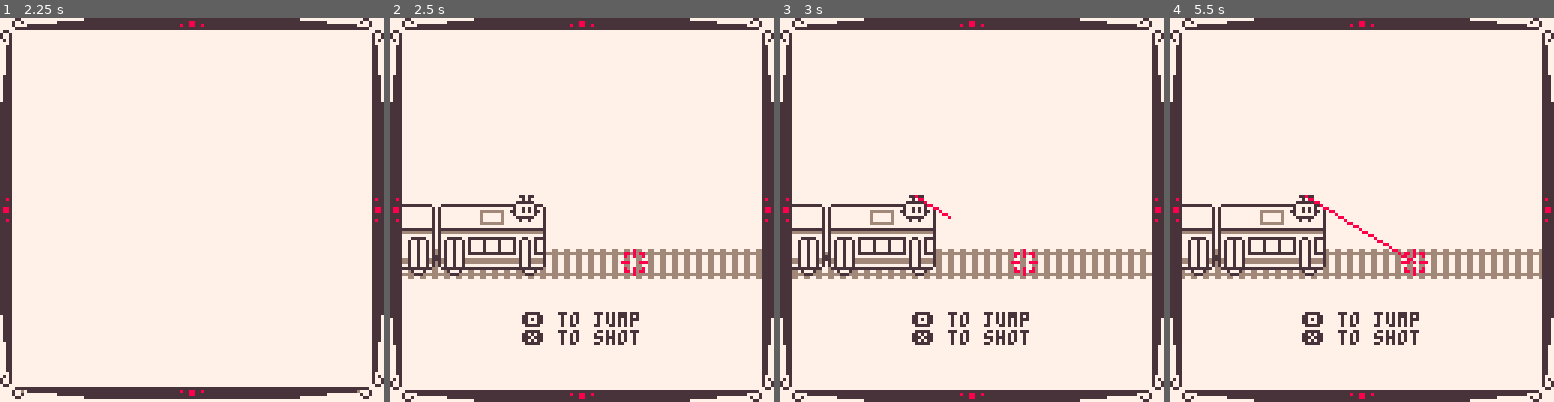
Above: before the commit, frames 1-4 (left to right).
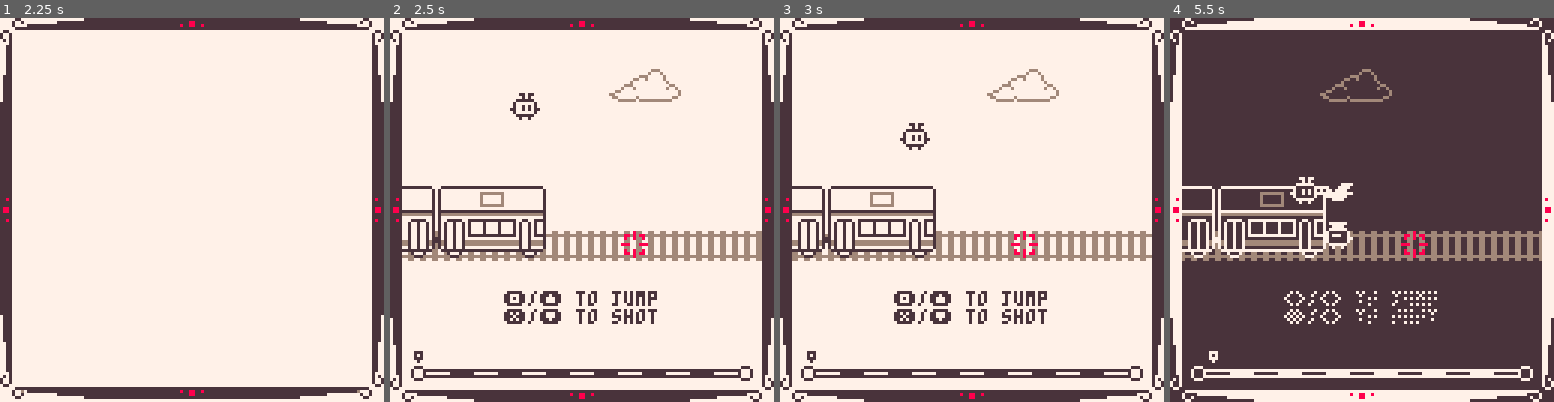
Above: after the commit, the same moments.

Repository: yurkth/BIB
Game: PICO-8 cartridge bib.p8
The game is run twice, just before and just after one commit, with the same random seed, the same clock (stepped at 60 frames per second) and the same inputs.
Inputs:
- Up to frame 1 (2.25 s): tap X (X key) at 0.33, 1.07, 1.85 s; tap O (Z key) at 0.7, 1.7, 2.1 s; hold Right 1.6-2.1 s; hold Up from 2.15 s (still down)
- Up to frame 2 (2.5 s): release Up at 2.42 s; hold Right from 2.47 s (still down)
- Up to frame 3 (3 s): keep holding Right; tap O (Z key) at 2.5, 2.9 s; tap X (X key) at 2.97 s
- Up to frame 4 (5.5 s): release Right at 3.03 s; hold Left 3.08-3.58 s; tap O (Z key) every 0.4 s from 3.3 to 5.3 s; hold Down 3.63-3.97 s; hold Right 4.02-4.68 s; tap X (X key) at 4.08, 5.2 s; hold Up 4.73-5.03 s; hold Left from 5.08 s (still down)

Frame 1 is identical in both runs. In frame 2, 13% of the frame differs, in the area x 3-97%, y 13-95%; in frame 3, 13%; in frame 4, 92%, in the area x 0-100%, y 0-100%.

Commit message:
Updated game

Diff:
--- a/bib.p8
+++ b/bib.p8
@@ -4,11 +4,12 @@
 -- bib
 -- by torin (@yurkth)
 
--- bib=13113 (shibuya,jis x 0402)
+-- bib=13113 (jis x 0402)
 
 function _init()
  poke(0x5f15,133)
  poke(0x5f16,134)
+	poke(0x5f5c,255) -- disable btnp repeat
  scene.active(scene.title)
 end
 
@@ -38,7 +39,7 @@
    if (flr(offt)==0) anim=1
   elseif anim==1 then
    anim=2
-  elseif anim==2 and btn(🅾️) then
+  elseif anim==2 and btnp(🅾️) then
    anim=3
   elseif anim==3 then
    offt=lerp(offt,-75,.2)
@@ -83,66 +84,107 @@
 
 scene.game={
  init=function()
-  clouds={}
+  step=0
+  speed=0
+  ctime=0
+  clouds={{x=124-flr(rnd(60)),y=4+flr(rnd(24))}}
   jump={flag=false,dy=-7,y=0}
+  shot={flag=false,t=0}
   birds={}
-  shot={flag=false,t=0}
   enemies={}
  end,
  update=function()
-  --clouds
+ 	printh(step..","..cnt)
+  -- clouds
   for c in all(clouds) do
    c.x-=.25
    if(c.x<=-20) del(clouds,c)
   end
   if(cnt==0 and rnd()<.6 and #clouds<2) add(clouds,{x=124,y=4+flr(rnd(24))})
-  --jump
-  if(btn(🅾️)) jump.flag=true
+  -- jump
+  if((btnp(🅾️) or btn(⬆️)) and not shot.flag) jump.flag=true
   if(jump.flag) jump.y+=jump.dy jump.dy+=1
   if(jump.dy>7) jump.flag=false jump.dy=-7
-  --birds
+  -- shot
+  if((btnp(❎) or btn(⬇️)) and not jump.flag) shot.flag=true
+  if(shot.flag) shot.t+=1
+  if(shot.t>8) shot.flag=false shot.t=0
+  -- birds
   for b in all(birds) do
-   b.x-=3
-   --if(btn(⬅️)) b.x-=1
-   --if(btn(➡️)) b.x+=1
-   --if(btn(⬆️)) b.y-=1
-   --if(btn(⬇️)) b.y+=1
+   b.x-=3+speed
    if(b.x<=-8) del(birds,b)
-   if iscollision(41,60+jump.y,8,7,b.x+1,b.y+1,10,4) then
+   if iscollision(41,54+jump.y,8,7,b.x+1,b.y+1,10,4) then
     _draw()
     scene.active(scene.gameover)
    end
   end
-  if(cnt%60==0 and rnd()<.6 and #birds<2) add(birds,{x=124,y=56+flr(rnd(6))})
-  --shot
-  if(btn(❎)) shot.flag=true
-  if(shot.flag) shot.t+=1
-  if(shot.t>12) shot.flag=false shot.t=0
+  -- enemies
+  for e in all(enemies) do
+   e.x-=2+speed
+   if shot.t>=4 and 64<e.x and e.x<87 then
+    del(enemies,e)
+    shot.flag=false
+    shot.t=0
+   end
+   if e.x<=50 then
+    _draw()
+    scene.active(scene.gameover)
+   end
+  end
+  if ctime>0 then
+   ctime-=1
+  elseif not((step==0 and cnt<60) or (step==14 and cnt>=60)) then
+   ctime=10+flr(rnd(40))
+  	if rnd()<.5 then
+    add(birds,{x=124,y=50+flr(rnd(6))})
+    ctime+=10
+   else
+    add(enemies,{x=124,y=65,stype=flr(rnd(7))})
+   end
+  end
  end,
  draw=function()
   cls(7)
   frame(0,0,127,127)
-  print("🅾️ to jump\n❎ to shot",44,98,5)
+  print("🅾️/⬆️ to jump\n❎/⬇️ to shot",38,91,5)
   --clouds
   foreach(clouds, function(c) spr12(22,c.x,c.y,2,1) end)
   -- rail
   for i=0,10 do
-	  spr12(35,4+i*12-(cnt*1.5)%4,76)
+	  spr12(27,4+i*12-(cnt*(1.5+speed))%4,70)
 	 end
 	 -- train
-  spr12(30,4,62,4,2)
+  spr12(40,4,56,4,2)
   -- birds
-  foreach(birds, function(b) sspr(72,24+(flr(cnt/6)%2==0 and 0 or 6),12,6,b.x,b.y) end)
+  foreach(birds, function(b) sspr(84,36+(flr(cnt/6)%2==0 and 0 or 6),12,6,b.x,b.y) end)
+  -- enemies
+  foreach(enemies, function(e) spr12(30+e.stype,e.x,e.y) end)
   -- player
-  sspr(73,3,10,9,40,59+jump.y)
+  sspr(73,3,10,9,40,53+jump.y)
   -- shot
   if shot.flag then
-   local ly=59+jump.y
+   local ly=53+jump.y
    local dt=min(shot.t/3,1)
-   line(45,ly,(81-45)*dt+45,(81-ly)*dt+ly,8)
+   line(45,ly,(81-45)*dt+45,(75-ly)*dt+ly,8)
   end
   -- target
-  spr12t(34,6,6)
+  spr12t(26,6,5.5)
+  -- map
+  sspr(96,31,5,5,7,116)
+  sspr(96,31,5,5,116,116)
+  for i=0,12 do
+  	sspr(i%2==0 and 101 or 109,32,8,3,12+8*i,117)
+  end
+  sspr(117,32,3,4,8+(step*120+cnt+1)/1800*109,111)
+  -- step update
+  if cnt==119 then
+  	step+=1
+  	speed=-1/(7^2)*(step-7)^2+1
+  	if step>14 then
+  	 printh("clear")
+  	 scene.active(scene.gameover)
+  	end
+  end
  end
 }
 
@@ -153,7 +195,7 @@
 	 poke(0x5f17,133)
  end,
  update=function()
-  if anim==3 and btn(🅾️) then
+  if anim==3 and btnp(🅾️) then
    scene.active(scene.game)
 		 poke(0x5f15,133)
 		 poke(0x5f17,7)
@@ -162,20 +204,20 @@
  draw=function()
   if anim>=2 then
    local col=cnt%40<20 and 5 or 7
-  	print("game over",46,98,col)
-  	print("press 🅾️ to restart",26,104,col)
+  	print("game over",46,91,col)
+  	print("press 🅾️ to restart",26,97,col)
   end
   if anim==0 then
    fillp(0x5a5a.8)
-  	rectfill(44,98,82,108,7)
+  	rectfill(38,91,88,101,7)
    anim=1
   elseif anim==1 then
    fillp()
-  	rectfill(44,98,82,108,7)
+  	rectfill(38,91,88,101,7)
    anim=2
   elseif anim==2 then
    fillp(0x5a5a.8)
-  	rectfill(26,98,100,108,7)
+  	rectfill(26,91,100,101,7)
   	fillp()
   	anim=3
   end
Not shown, changed: 60 lines of the sprite sheet (__gfx__) section of bib.p8
